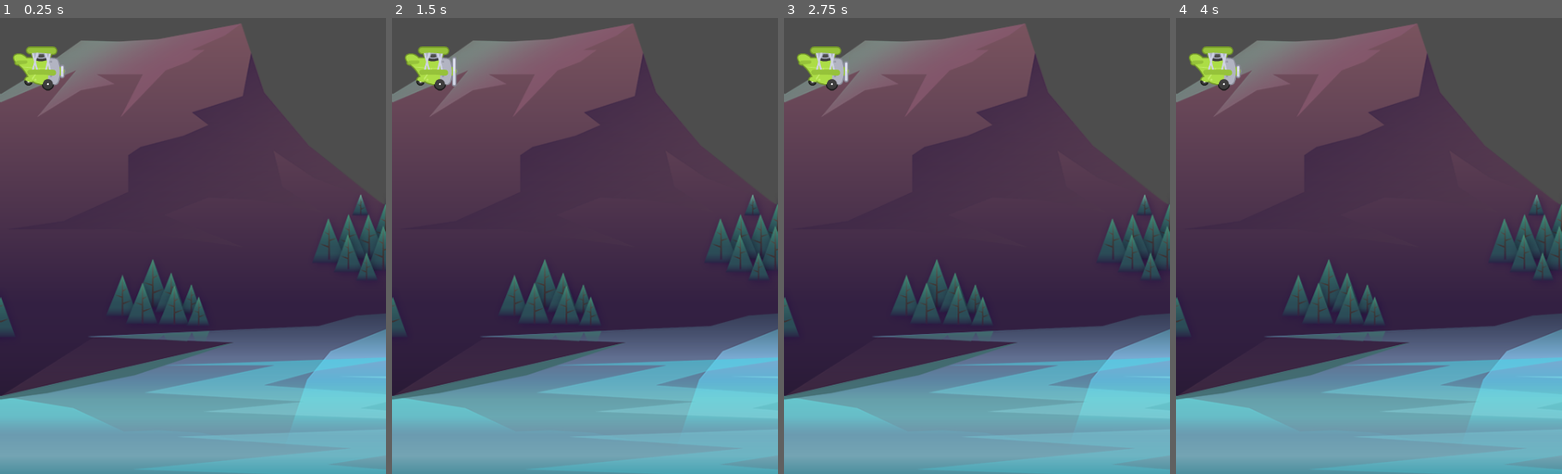
Above: before the commit, frames 1-4 (left to right).
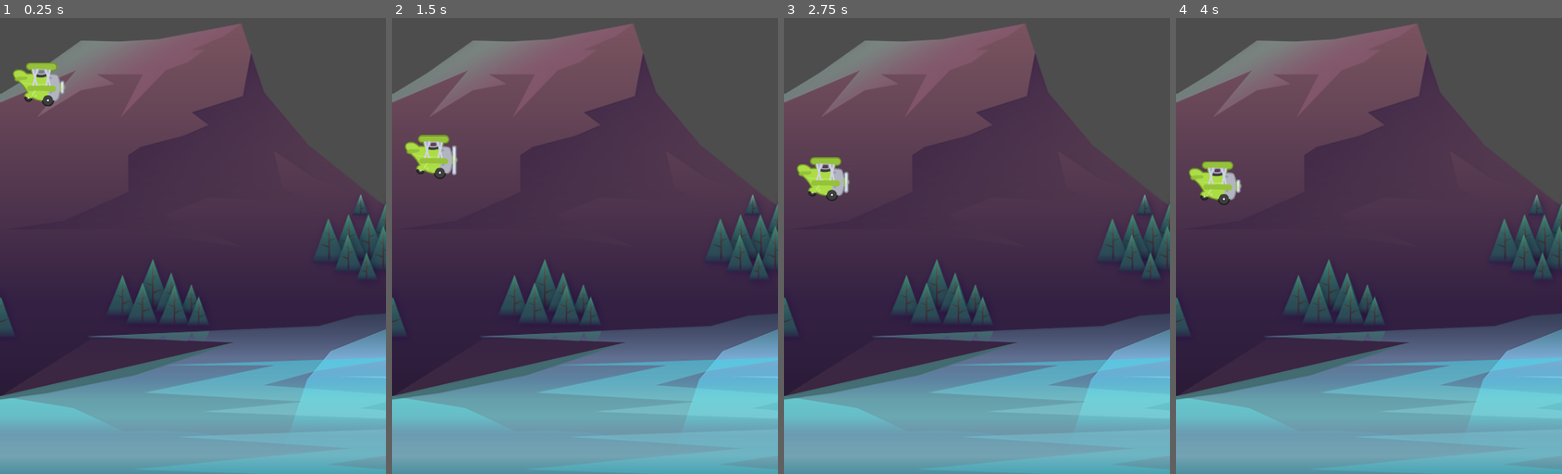
Above: after the commit, the same moments.

Repository: DMAlexander/Tappybird
Game: Godot game, scene res://scenes/game/game.tscn
The game is run twice, just before and just after one commit, with the same random seed, the same clock (stepped at 60 frames per second) and the same inputs.
Inputs:
- Up to frame 1 (0.25 s): no input
- Up to frame 2 (1.5 s): tap Space (fly, bound only after the commit) at 0.6, 1.35 s
- Up to frame 3 (2.75 s): tap Space (fly, bound only after the commit) at 2.1 s
- Up to frame 4 (4 s): tap Space (fly, bound only after the commit) at 2.85, 3.6 s

The runs differ from the first frame. In frame 1, 1.2% of the frame differs, in the area x 3-17%, y 6-20%; in frame 2, 1.8%, in the area x 3-18%, y 6-36%; in frame 3, 1.7%; in frame 4, 1.7%.

Commit message:
Get fly working by pressing keyboard

Diff:
--- a/project.godot
+++ b/project.godot
@@ -21,6 +21,14 @@
 window/size/viewport_height=854
 window/stretch/mode="canvas_items"
 
+[input]
+
+fly={
+"deadzone": 0.5,
+"events": [Object(InputEventKey,"resource_local_to_scene":false,"resource_name":"","device":-1,"window_id":0,"alt_pressed":false,"shift_pressed":false,"ctrl_pressed":false,"meta_pressed":false,"pressed":false,"keycode":0,"physical_keycode":32,"key_label":0,"unicode":32,"location":0,"echo":false,"script":null)
+]
+}
+
 [rendering]
 
 renderer/rendering_method="mobile"
--- /dev/null
+++ b/scenes/plane/plane.gd
@@ -0,0 +1,25 @@
+extends CharacterBody2D
+
+
+const GRAVITY: float = 600.0
+const POWER: float = -200.0
+
+
+# Called when the node enters the scene tree for the first time.
+func _ready() -> void:
+	pass # Replace with function body.
+
+
+# Called every frame. 'delta' is the elapsed time since the previous frame.
+func _physics_process(delta: float) -> void:
+
+	# makes the plane fall
+	velocity.y += GRAVITY * delta
+
+	fly()
+
+	move_and_slide()
+
+func fly() -> void:
+	if Input.is_action_just_pressed("fly") == true:
+		velocity.y = POWER
--- a/scenes/plane/plane.tscn
+++ b/scenes/plane/plane.tscn
@@ -1,5 +1,6 @@
-[gd_scene load_steps=7 format=3 uid="uid://g1xgrvvmt5j7"]
+[gd_scene load_steps=8 format=3 uid="uid://g1xgrvvmt5j7"]
 
+[ext_resource type="Script" path="res://scenes/plane/plane.gd" id="1_vgft7"]
 [ext_resource type="Texture2D" uid="uid://cx6bpqmgkeq3f" path="res://assets/plane/planes_sheet.png" id="1_wkfrl"]
 
 [sub_resource type="AtlasTexture" id="AtlasTexture_2yhxi"]
@@ -35,6 +36,7 @@
 radius = 25.0
 
 [node name="Plane" type="CharacterBody2D"]
+script = ExtResource("1_vgft7")
 
 [node name="AnimatedSprite2D" type="AnimatedSprite2D" parent="."]
 scale = Vector2(0.75, 0.75)
